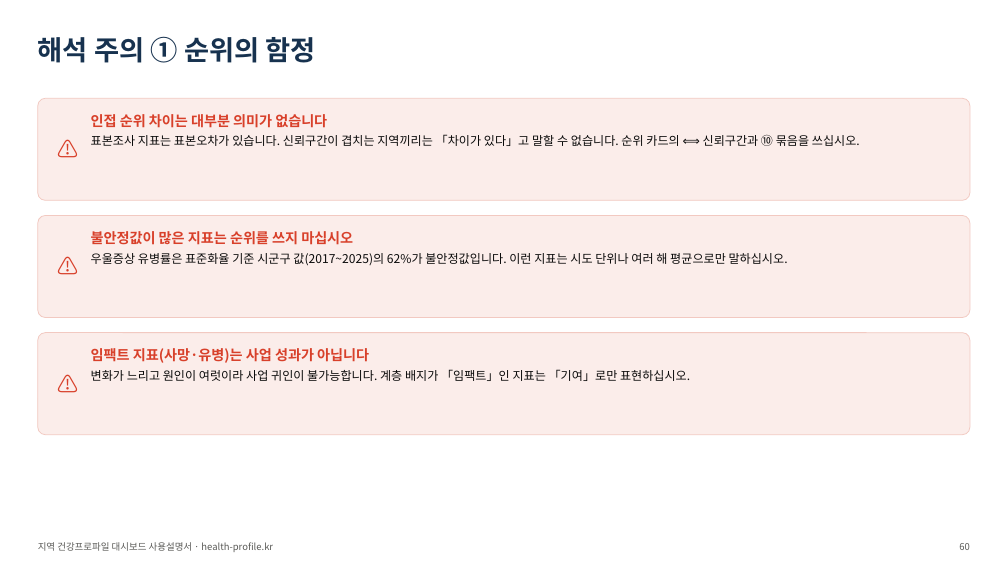
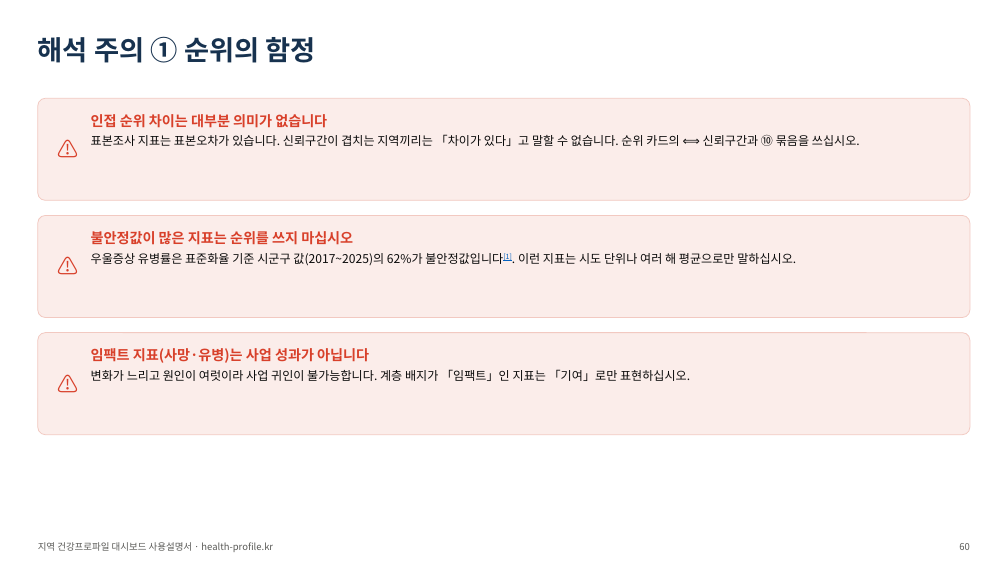
Before and after one commit to soonryu74/soonryu74.github.io, a slide deck: slide 60 of health-dashboard/docs/지역건강프로파일_대시보드_사용설명서_v1.pptx. Drawn at 1008x567 pixels with LibreOffice and Linux fonts; fonts in the diff are those of the drawing. Boxes give left, top, right and bottom in pixels: in the first picture for what was removed or moved away, otherwise in the second. Text is boxed around its words. In the diff, an @@ line names an element or a change of style, - is before the commit and + after.

```diff
--- a/health-dashboard/docs/지역건강프로파일_대시보드_사용설명서_v1.pptx
+++ b/health-dashboard/docs/지역건강프로파일_대시보드_사용설명서_v1.pptx
@@ text at [91,253,796,266]: text changed @@
-우울증상 유병률은 표준화율 기준 시군구 값(2017~2025)의 62%가 불안정값입니다. 이런 지표는 시도 단위나 여러 해 평균으로만 말하십시오.
+우울증상 유병률은 표준화율 기준 시군구 값(2017~2025)의 62%가 불안정값입니다[1]. 이런 지표는 시도 단위나 여러 해 평균으로만 말하십시오.
```
Also in this commit, not shown: 17 other slides changed, 2 slides added, 30 other files.
